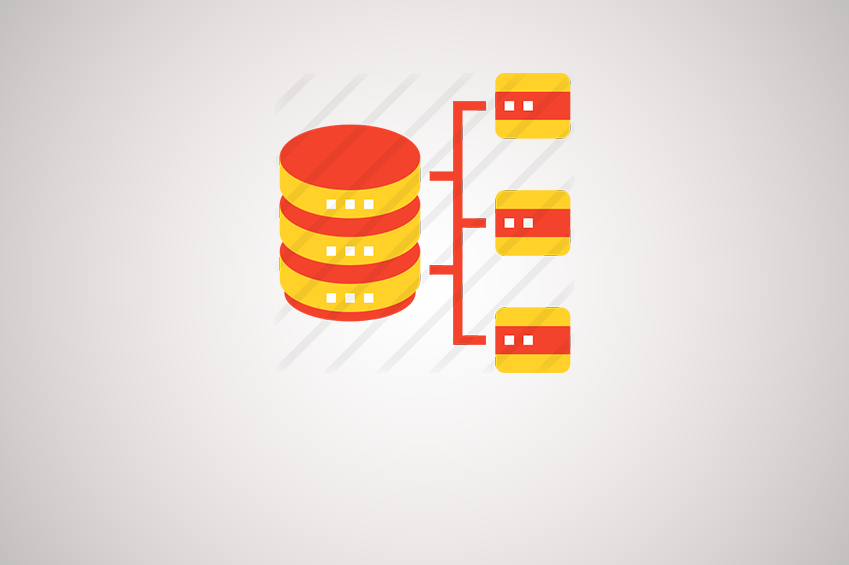
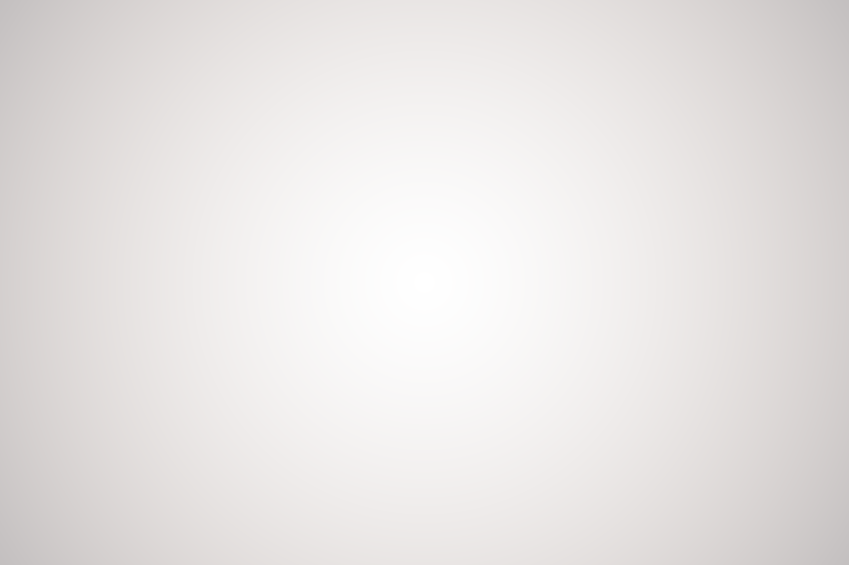
Before/after of a 849 × 565 layered artwork. What changed in the layer stack:
hid "data-management" over [275, 73, 575, 373]
